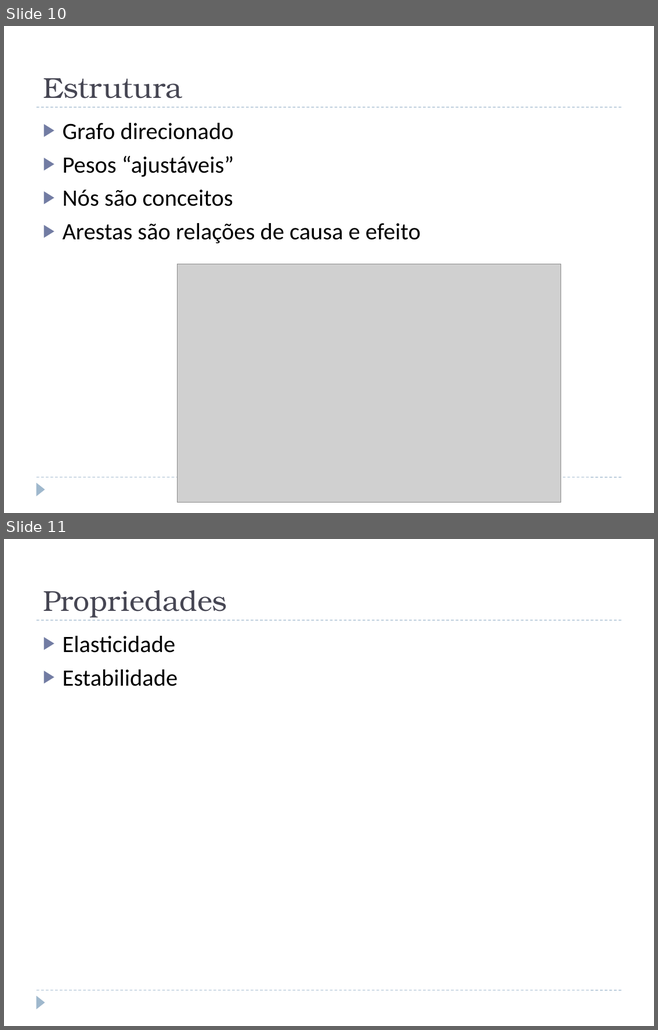
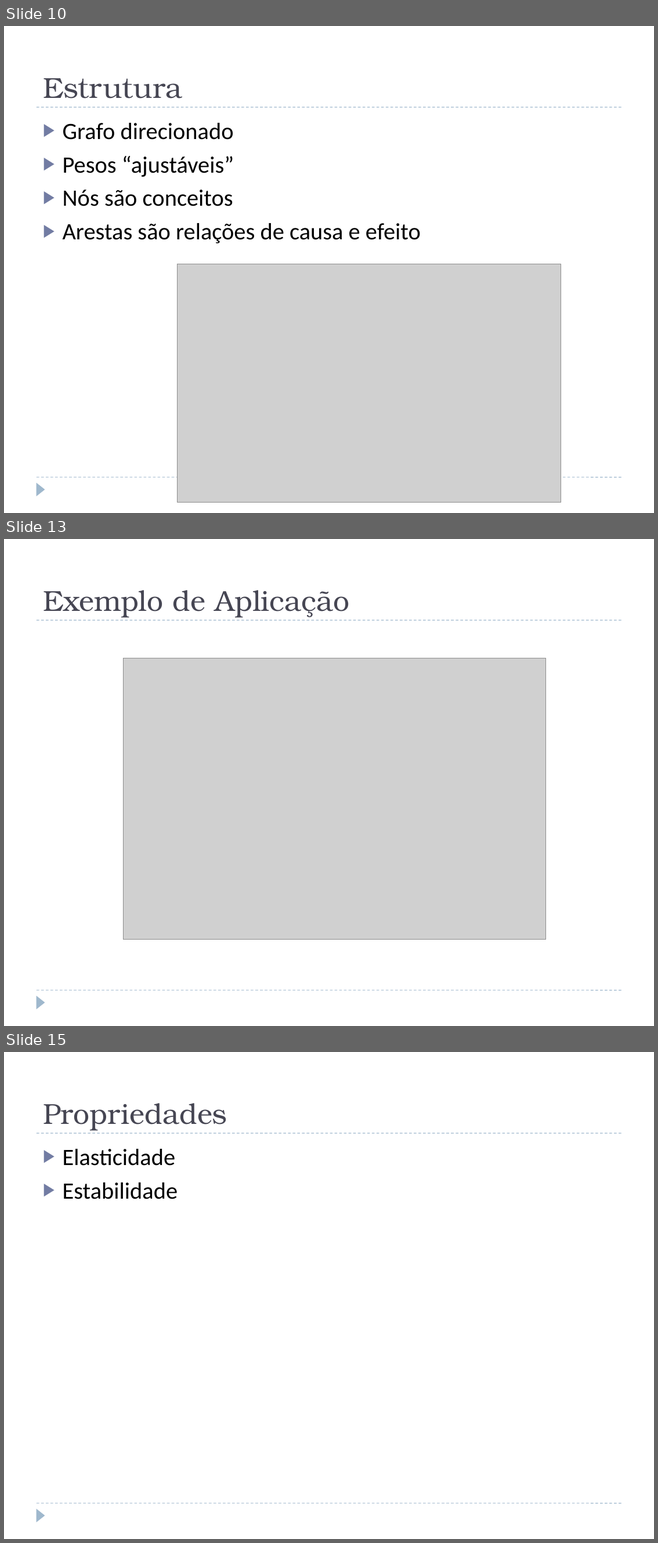
Before and after one commit to jcnborges/TCC, a slide deck: qualificacao.pptx. Shown one above the other, each under a label of ours: slides 10 and 11 before the commit, slides 10, 13 and 15 after it; the slides between them are not shown. The pictures are 658x1030 and 658x1543 pixels, drawn with LibreOffice and Linux fonts; fonts in the diff are those of the drawing; grey boxes stand for pictures. Boxes give left, top, right and bottom in pixels: in the first picture for what was removed or moved away, otherwise in the second. Text is boxed around its words. In the diff, an @@ line names an element or a change of style, - is before the commit and + after.

```diff
--- a/qualificacao.pptx
+++ b/qualificacao.pptx
@@ slide 13 added at (4,539,654,1026), background #FFFFFF; not listed: 3 template elements that a slide beside it also shows @@
@@ title added at (43,590,349,618), 32 pt, text #464653 @@
+Exemplo de Aplicação
@@ picture added at (123,658,545,939) @@
@@ what was slide 11 is now slide 15 @@
```
Also in this commit, not shown: 1 slide changed, 3 other slides added, 3 other files.
